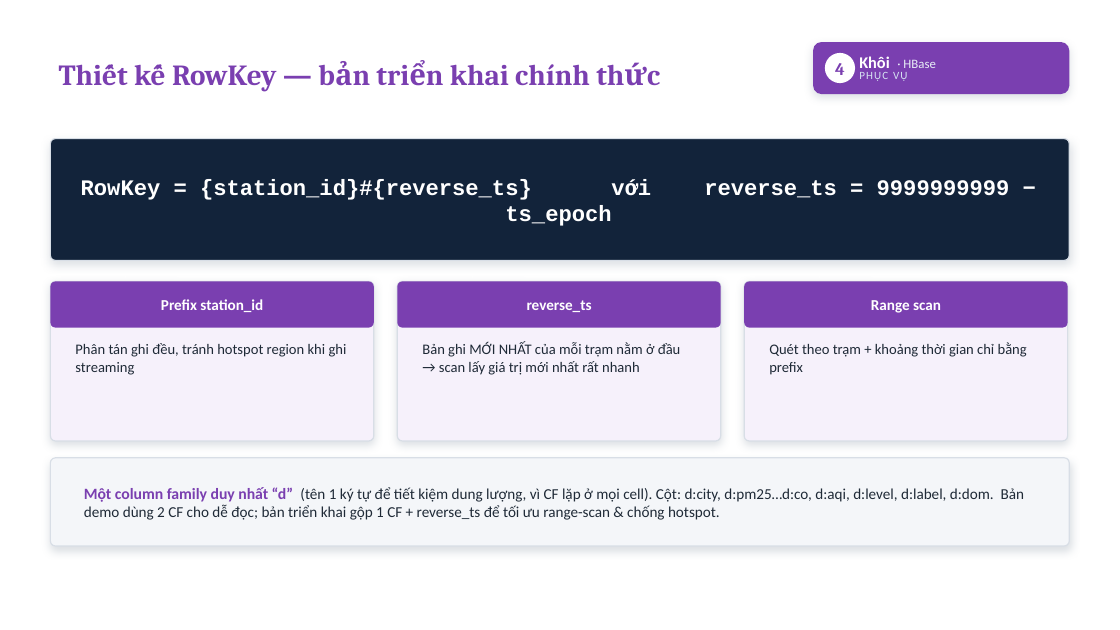
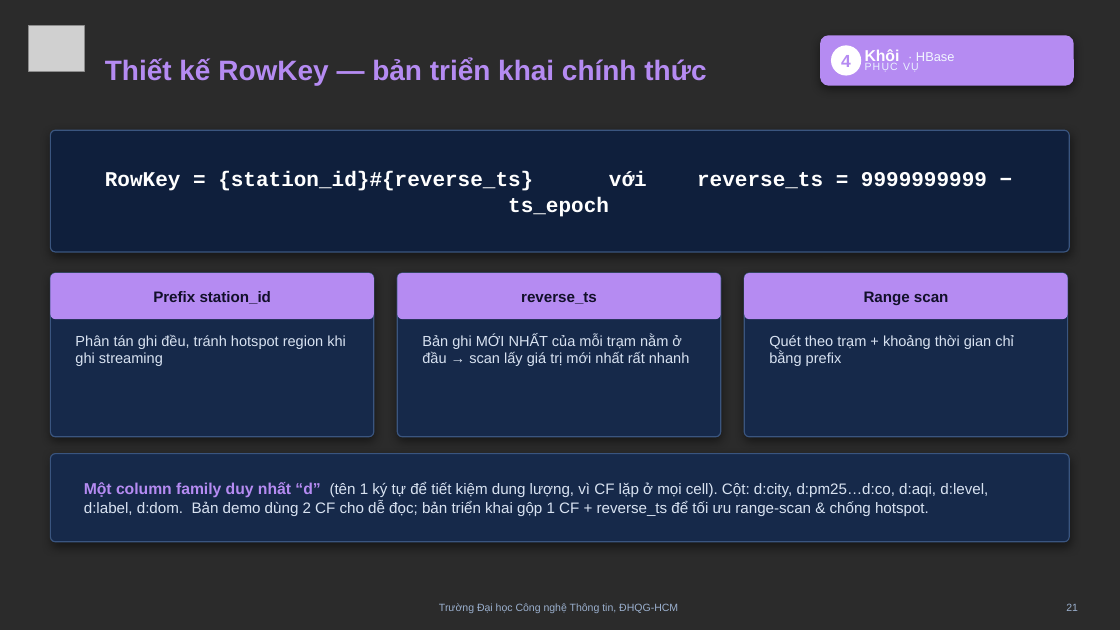
Before and after one commit to khuyn110400/big-data-aqi, a slide deck: slide 21 of docs/slides/Slide_ThuyetTrinh_AQI.pptx (slide 20 before the commit). Drawn at 1120x630 pixels with LibreOffice and Linux fonts; fonts in the diff are those of the drawing; grey boxes stand for pictures; background and template pictures are left out; a plain dark background stands for a picture behind light text. Boxes give left, top, right and bottom in pixels: in the first picture for what was removed or moved away, otherwise in the second. Text is boxed around its words. In the diff, an @@ line names an element or a change of style, - is before the commit and + after.

```diff
--- a/docs/slides/Slide_ThuyetTrinh_AQI.pptx
+++ b/docs/slides/Slide_ThuyetTrinh_AQI.pptx
@@ background #FFFFFF to picture (left out) @@
@@ picture added at box(29, 25, 84, 71) @@
@@ text "Thiết kế RowKey — bản ...": place and size @@
-text "Thiết kế RowKey — bản ..." at box(134, 64, 590, 92)
+text "Thiết kế RowKey — bản ..." at box(105, 58, 706, 85)
@@ text "Thiết kế RowKey — bản ..." at box(105, 58, 706, 85): size 25 to 24 pt, font Cambria to Arial, text colour #7A3FB0 to #B58BF2 @@
@@ rounded rectangle: place and size @@
-rounded rectangle at box(813, 42, 1070, 94)
+rounded rectangle at box(820, 35, 1074, 86)
@@ rounded rectangle at box(820, 35, 1074, 86): fill #7A3FB0 to #B58BF2; shadow changed; proportions changed @@
@@ 2 texts, 1 ellipse: place and size @@
-2 texts, 1 ellipse at box(825, 53, 908, 83)
+2 texts, 1 ellipse at box(831, 45, 919, 76)
@@ text "4" at box(841, 55, 851, 67): font Cambria to Arial, text colour #7A3FB0 to #B58BF2 @@
@@ text "Khôi · HBase": place and size @@
-text "Khôi · HBase" at box(859, 56, 890, 73)
+text "Khôi · HBase" at box(865, 49, 900, 65)
@@ text "Khôi · HBase" at box(865, 49, 900, 65): size 14 to 13.5 pt in "Khôi"; font Calibri to Arial; text colour #E8EEF6 to #F2F7FF in "· HBase" @@
@@ text "PHỤC VỤ" at box(865, 63, 919, 72): size 9.5 to 9 pt, font Calibri to Arial, text colour #D6E2F2 to #EAF2FF @@
@@ rounded rectangle at box(50, 130, 1070, 252): fill #12233A to #0F1F3C; outline #D8DEE6 1 pt to #3A557F 1 pt; shadow changed @@
@@ text "RowKey = {station_id}#{reverse_ts} với reverse_ts ..." at box(105, 171, 987, 191): size 19 to 18 pt @@
@@ rounded rectangle: place and size @@
-rounded rectangle at box(50, 281, 374, 441)
+rounded rectangle at box(50, 273, 374, 437)
@@ rounded rectangle: place and size @@
-rounded rectangle at box(397, 281, 721, 441)
+rounded rectangle at box(397, 273, 721, 437)
@@ 4 texts, 4 rounded rectangles: place and size @@
-4 texts, 4 rounded rectangles at box(50, 139, 1070, 328)
+4 texts, 4 rounded rectangles at box(50, 130, 1070, 319)
@@ font Calibri to Arial, text colour #FFFFFF to #12102A in 3 elements at box(153, 291, 271, 304), box(521, 292, 597, 304), box(864, 291, 949, 305) @@
@@ fill #F6F1FB to #16294A; outline #D8DEE6 1 pt to #3A557F 1 pt; shadow changed; proportions changed in 3 elements at box(50, 273, 374, 437), box(397, 273, 721, 437), box(744, 273, 1068, 437) @@
@@ rounded rectangle: place and size @@
-rounded rectangle at box(744, 281, 1068, 441)
+rounded rectangle at box(744, 273, 1068, 437)
@@ fill #7A3FB0 to #B58BF2 in 3 elements at box(50, 273, 374, 319), box(397, 273, 721, 319), box(744, 273, 1068, 319) @@
@@ text "Phân tán ghi đều, tránh ...": place and size @@
-text "Phân tán ghi đều, tránh ..." at box(75, 343, 347, 375)
+text "Phân tán ghi đều, tránh ..." at box(75, 334, 346, 366)
@@ text "Bản ghi MỚI NHẤT của ...": place and size @@
-text "Bản ghi MỚI NHẤT của ..." at box(422, 342, 681, 375)
+text "Bản ghi MỚI NHẤT của ..." at box(422, 334, 690, 366)
@@ font Calibri to Arial, text colour #1F2A37 to #D8E2F1 in 3 elements at box(75, 334, 346, 366), box(422, 334, 690, 366), box(769, 335, 1014, 366) @@
@@ text "Quét theo trạm + khoảng ...": place and size @@
-text "Quét theo trạm + khoảng ..." at box(769, 342, 1027, 375)
+text "Quét theo trạm + khoảng ..." at box(769, 335, 1014, 366)
@@ rounded rectangle: place and size @@
-rounded rectangle at box(50, 458, 1070, 546)
+rounded rectangle at box(50, 454, 1070, 542)
@@ rounded rectangle at box(50, 454, 1070, 542): fill #F4F6F9 to #16294A; outline #D8DEE6 1 pt to #3A557F 1 pt; shadow changed @@
@@ text "Một column family duy nhất ..." at box(84, 482, 988, 516): font Calibri to Arial; text colour #7A3FB0 to #B58BF2 in "Một column family duy nhất “d”"; text colour #1F2A37 to #D8E2F1 in "(tên 1 ký tự để tiết kiệm ..." @@
@@ text added at box(439, 603, 678, 613), 9 pt, text #9BB0CE @@
+Trường Đại học Công nghệ Thông tin, ĐHQG-HCM
@@ text added at box(1066, 603, 1078, 611), 9 pt, text #9BB0CE @@
+21
```
Also in this commit, not shown: 25 other slides changed, 2 slides added.
